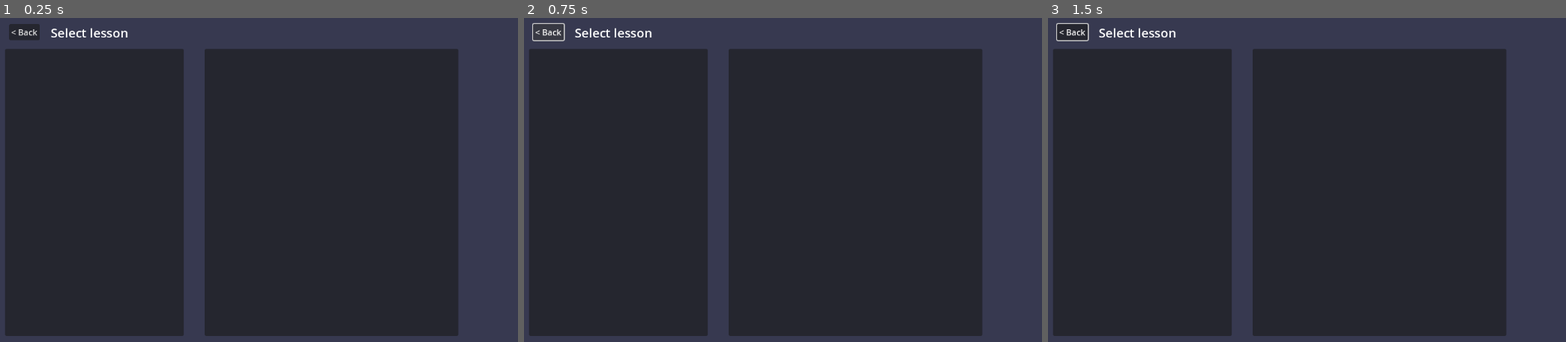
Above: before the commit, frames 1-3 (left to right).
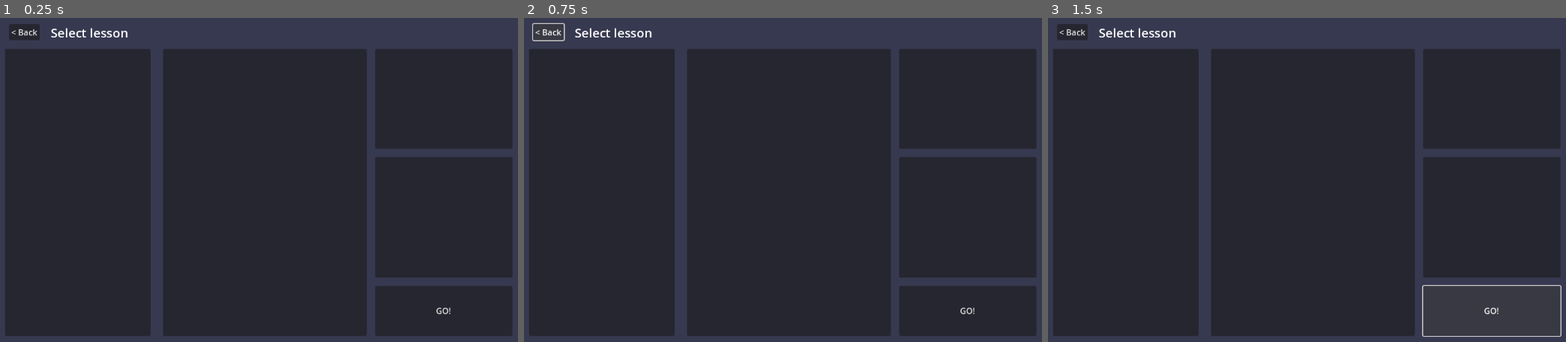
Above: after the commit, the same moments.

Repository: squidink7/SuperAF
Game: Godot game, scene res://scenes/student_page.tscn
The game is run twice, just before and just after one commit, with the same random seed, the same clock (stepped at 60 frames per second) and the same inputs. This scene is started directly instead of the project's main scene.
Inputs (mouse positions are in pixels of both pictures, inside the frame that each line leads up to):
- Up to frame 1 (0.25 s): no input
- Up to frame 2 (0.75 s): click "< Back" at 0.5 s
- Up to frame 3 (1.5 s): click (1493, 309) at 1.25 s, where only the run after the commit has a clickable "GO!"

The runs differ from the first frame. In frame 1, 16% of the frame differs, in the area x 28-99%, y 9-99%; in frame 2, 16%; in frame 3, 15%.

Commit message:
UI editing to implement settings menus.

Diff:
--- a/scenes/student_page.tscn
+++ b/scenes/student_page.tscn
@@ -15,7 +15,7 @@
 anchor_bottom = 1.0
 offset_left = 24.0
 offset_top = 64.0
-offset_right = -784.0
+offset_right = -848.0
 offset_bottom = -32.0
 grow_horizontal = 2
 grow_vertical = 2
@@ -33,9 +33,9 @@
 anchors_preset = 15
 anchor_right = 1.0
 anchor_bottom = 1.0
-offset_left = 408.0
+offset_left = 328.0
 offset_top = 64.0
-offset_right = -256.0
+offset_right = -432.0
 offset_bottom = -32.0
 grow_horizontal = 2
 grow_vertical = 2
@@ -56,6 +56,14 @@
 offset_bottom = 47.0
 text = "< Back"
 
+[node name="GoButton" type="Button" parent="."]
+layout_mode = 0
+offset_left = 736.0
+offset_top = 520.0
+offset_right = 1000.0
+offset_bottom = 616.0
+text = "GO!"
+
 [node name="Label" type="Label" parent="."]
 layout_mode = 0
 offset_left = 112.0
@@ -64,3 +72,17 @@
 offset_bottom = 50.0
 theme_override_font_sizes/font_size = 24
 text = "Select lesson"
+
+[node name="DifficultySelectPanel" type="Panel" parent="."]
+layout_mode = 0
+offset_left = 736.0
+offset_top = 64.0
+offset_right = 1000.0
+offset_bottom = 256.0
+
+[node name="GameModePanel" type="Panel" parent="."]
+layout_mode = 0
+offset_left = 736.0
+offset_top = 272.0
+offset_right = 1000.0
+offset_bottom = 504.0
--- /dev/null
+++ b/scenes/teacher_game_settings.tscn
@@ -0,0 +1,85 @@
+[gd_scene format=3 uid="uid://b416fgkhjpflw"]
+
+[node name="TeacherGameSettings" type="Node2D"]
+
+[node name="TopicPanel" type="Panel" parent="."]
+offset_left = 16.0
+offset_top = 64.0
+offset_right = 408.0
+offset_bottom = 664.0
+
+[node name="VBoxContainer" type="VBoxContainer" parent="TopicPanel"]
+layout_mode = 0
+offset_top = 64.0
+offset_right = 392.0
+offset_bottom = 600.0
+
+[node name="LessonPanel" type="Panel" parent="."]
+offset_left = 432.0
+offset_top = 64.0
+offset_right = 872.0
+offset_bottom = 664.0
+
+[node name="VBoxContainer" type="VBoxContainer" parent="LessonPanel"]
+layout_mode = 0
+offset_top = 64.0
+offset_right = 440.0
+offset_bottom = 600.0
+
+[node name="DifficultyPanel" type="Panel" parent="."]
+offset_left = 896.0
+offset_top = 64.0
+offset_right = 1126.0
+offset_bottom = 256.0
+
+[node name="GameMode1" type="CheckButton" parent="DifficultyPanel"]
+layout_mode = 0
+offset_left = 14.0
+offset_top = 19.0
+offset_right = 94.0
+offset_bottom = 70.0
+
+[node name="GameMode2" type="CheckButton" parent="DifficultyPanel"]
+layout_mode = 0
+offset_left = 136.0
+offset_top = 16.0
+offset_right = 216.0
+offset_bottom = 67.0
+
+[node name="GameMode3" type="CheckButton" parent="DifficultyPanel"]
+layout_mode = 0
+offset_left = 16.0
+offset_top = 128.0
+offset_right = 96.0
+offset_bottom = 179.0
+
+[node name="GameMode4" type="CheckButton" parent="DifficultyPanel"]
+layout_mode = 0
+offset_left = 136.0
+offset_top = 128.0
+offset_right = 216.0
+offset_bottom = 179.0
+
+[node name="SettingsPanel" type="Panel" parent="."]
+offset_left = 896.0
+offset_top = 272.0
+offset_right = 1128.0
+offset_bottom = 664.0
+
+[node name="VBoxContainer" type="VBoxContainer" parent="SettingsPanel"]
+layout_mode = 0
+offset_top = 48.0
+offset_right = 232.0
+offset_bottom = 392.0
+
+[node name="Panel" type="Panel" parent="SettingsPanel"]
+layout_mode = 0
+offset_right = 232.0
+offset_bottom = 48.0
+
+[node name="BackButton" type="Button" parent="."]
+offset_left = 16.0
+offset_top = 24.0
+offset_right = 75.0
+offset_bottom = 55.0
+text = "< Back"
--- a/scenes/teacher_page.tscn
+++ b/scenes/teacher_page.tscn
@@ -15,7 +15,7 @@
 anchor_bottom = 1.0
 offset_left = 24.0
 offset_top = 64.0
-offset_right = -784.0
+offset_right = -927.0
 offset_bottom = -32.0
 grow_horizontal = 2
 grow_vertical = 2
@@ -28,17 +28,23 @@
 grow_horizontal = 2
 grow_vertical = 2
 
-[node name="QuizCheck" type="CheckBox" parent="TopicsPanel"]
+[node name="VBoxContainer" type="VBoxContainer" parent="TopicsPanel/Topics"]
+custom_minimum_size = Vector2(200, 550)
+layout_mode = 2
+
+[node name="Topic" type="Panel" parent="TopicsPanel"]
 layout_mode = 0
+offset_right = 200.0
+offset_bottom = 48.0
 
 [node name="LessonsPanel" type="Panel" parent="."]
 layout_mode = 1
 anchors_preset = 15
 anchor_right = 1.0
 anchor_bottom = 1.0
-offset_left = 408.0
+offset_left = 251.0
 offset_top = 64.0
-offset_right = -256.0
+offset_right = -615.0
 offset_bottom = -32.0
 grow_horizontal = 2
 grow_vertical = 2
@@ -48,11 +54,19 @@
 anchors_preset = 15
 anchor_right = 1.0
 anchor_bottom = 1.0
+offset_top = 3.0
+offset_bottom = 3.0
 grow_horizontal = 2
 grow_vertical = 2
 
-[node name="LessonCheck" type="CheckBox" parent="LessonsPanel"]
+[node name="VBoxContainer" type="VBoxContainer" parent="LessonsPanel/Lessons"]
+custom_minimum_size = Vector2(290, 550)
+layout_mode = 2
+
+[node name="Lesson" type="Panel" parent="LessonsPanel"]
 layout_mode = 0
+offset_right = 285.0
+offset_bottom = 40.0
 
 [node name="BackButton" type="Button" parent="."]
 layout_mode = 0
@@ -76,9 +90,9 @@
 anchors_preset = 15
 anchor_right = 1.0
 anchor_bottom = 1.0
-offset_left = 408.0
+offset_left = 558.0
 offset_top = 64.0
-offset_right = -256.0
+offset_right = -46.0
 offset_bottom = -32.0
 grow_horizontal = 2
 grow_vertical = 2
@@ -88,5 +102,10 @@
 anchors_preset = 15
 anchor_right = 1.0
 anchor_bottom = 1.0
+offset_right = -268.0
 grow_horizontal = 2
 grow_vertical = 2
+
+[node name="VBoxContainer" type="VBoxContainer" parent="StudentCheckPanel/StudentIDCheck"]
+custom_minimum_size = Vector2(270, 550)
+layout_mode = 2
Not shown: 1 places in game/game.tscn that only renumber resources
